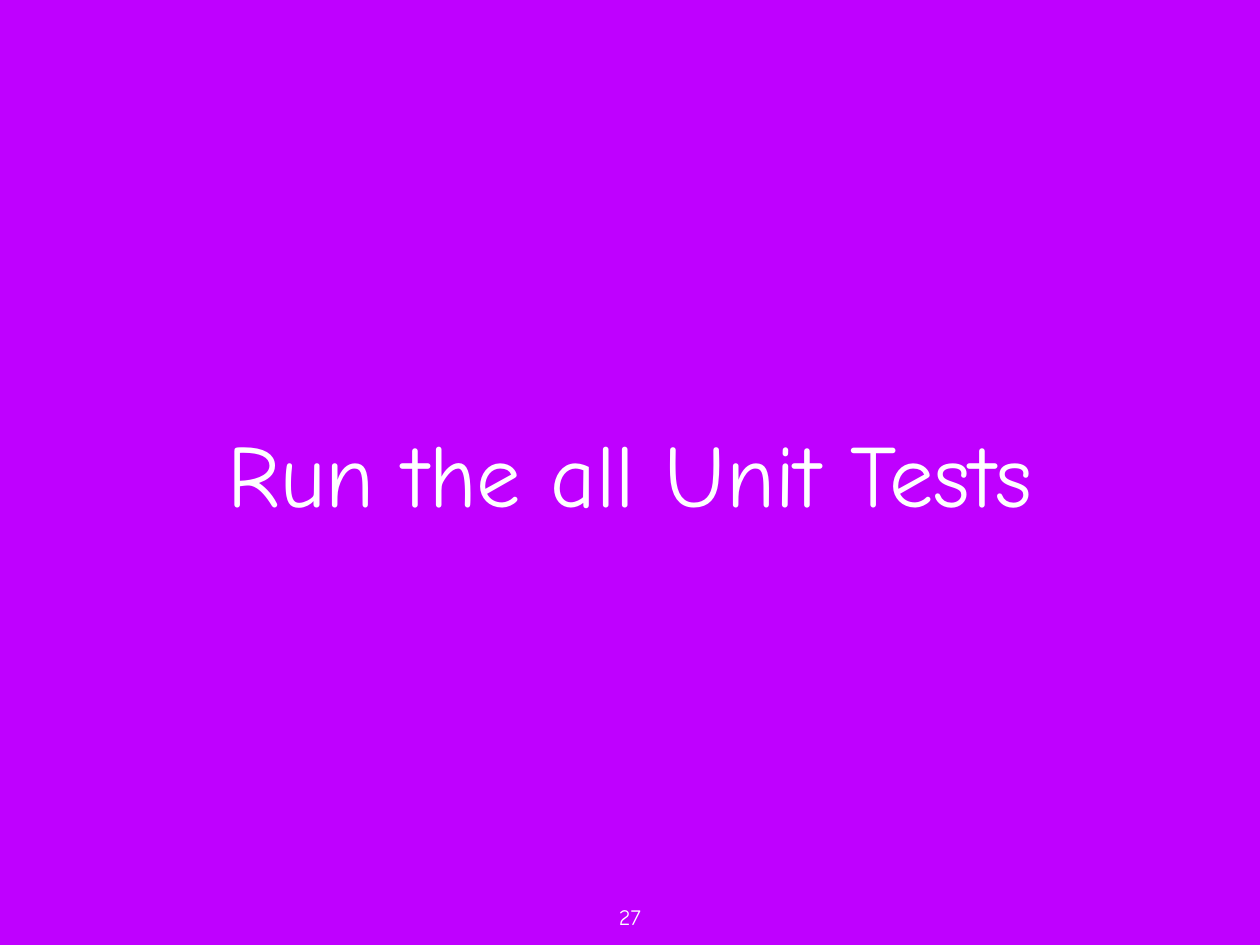
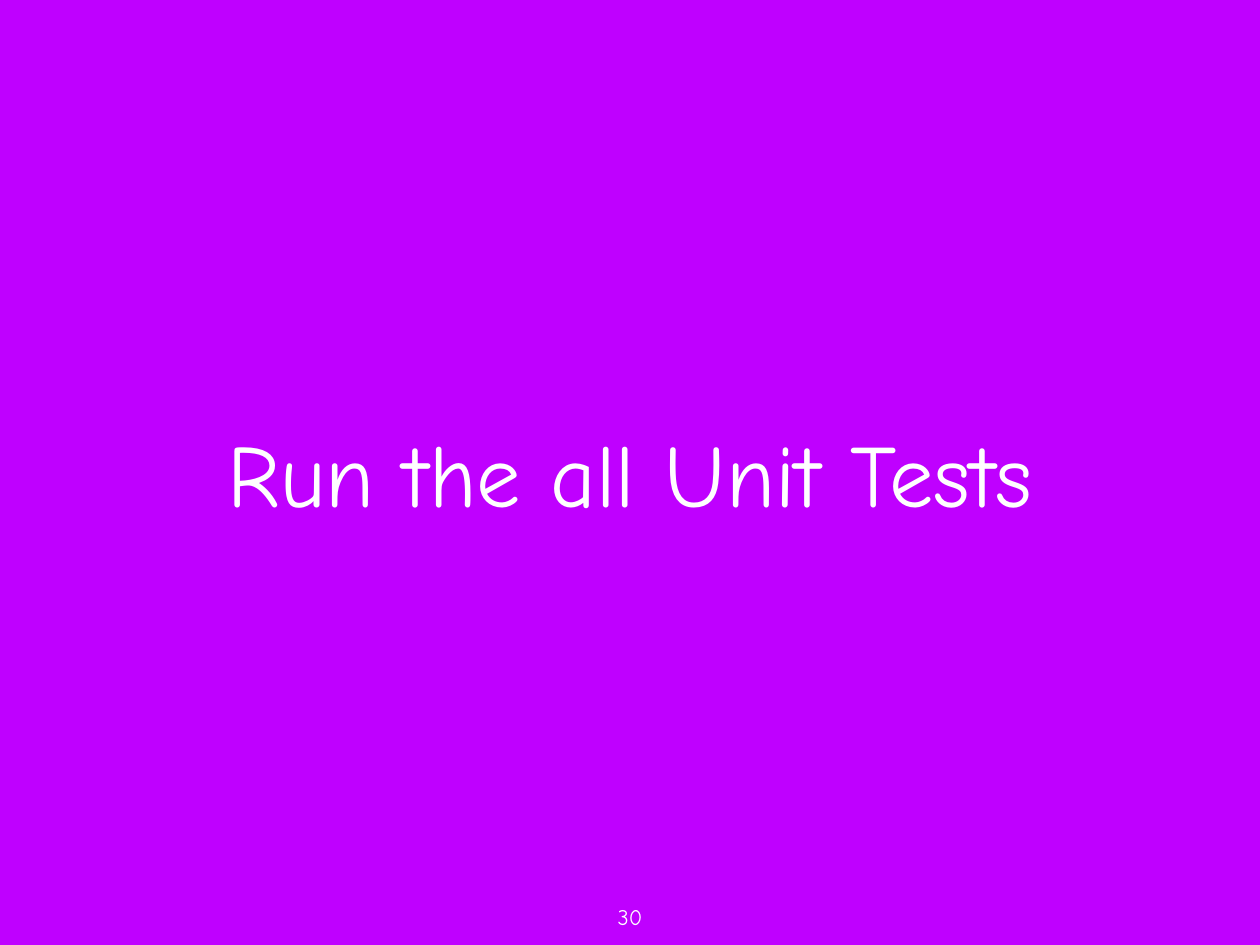
Before and after one commit to Ensemble3866/OOAD_IoT_assignment, a slide deck: slide 30 of doc/midterm_review.pptx (slide 27 before the commit). Drawn at 1260x945 pixels with LibreOffice and Linux fonts; fonts in the diff are those of the drawing; background and template pictures are left out. Boxes give left, top, right and bottom in pixels: in the first picture for what was removed or moved away, otherwise in the second. Text is boxed around its words. In the diff, an @@ line names an element or a change of style, - is before the commit and + after.

Commit message:
ppt update

```diff
--- a/doc/midterm_review.pptx
+++ b/doc/midterm_review.pptx
@@ page number added at [618, 910, 643, 925], 18 pt, text #FFFFFF @@
+30
@@ page number removed at [619, 910, 641, 925] @@
-27
```
Also in this commit, not shown: 14 other slides changed, 12 slides added, 2 other files.
